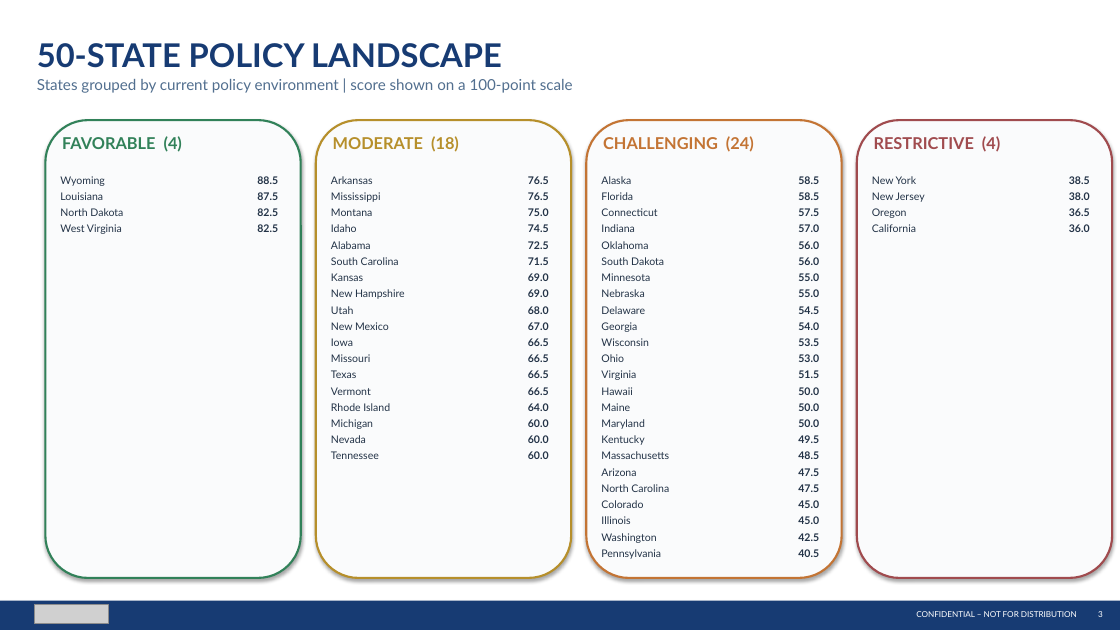
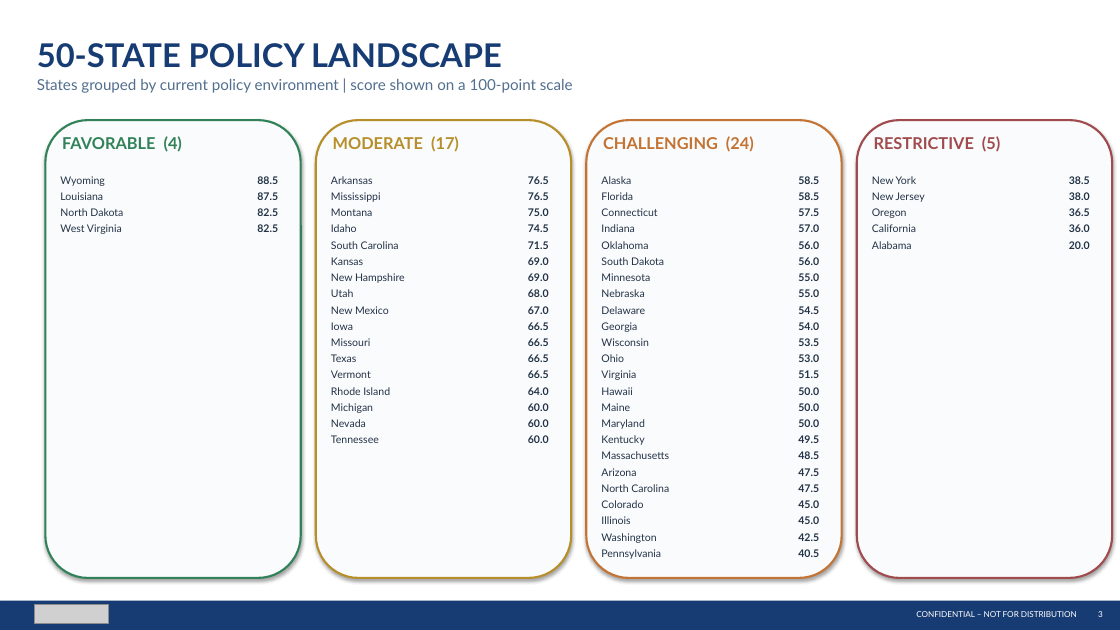
Before and after one commit to jaychittooran-spec/datacenter-map, a slide deck: slide 3 of STACK_Policy_Intelligence_Updated.pptx. Drawn at 1120x630 pixels with LibreOffice and Linux fonts; fonts in the diff are those of the drawing; grey boxes stand for pictures. Boxes give left, top, right and bottom in pixels: in the first picture for what was removed or moved away, otherwise in the second. Text is boxed around its words. In the diff, an @@ line names an element or a change of style, - is before the commit and + after.

```diff
--- a/STACK_Policy_Intelligence_Updated.pptx
+++ b/STACK_Policy_Intelligence_Updated.pptx
@@ text at (333,136,459,152): text changed @@
-MODERATE (18)
+MODERATE (17)
@@ text at (874,136,1000,152): text changed @@
-RESTRICTIVE (4)
+RESTRICTIVE (5)
@@ text "Alabama": place and size @@
-text "Alabama" at (331,241,371,249)
+text "Alabama" at (872,241,912,249)
@@ text "69.0": place and size @@
-text "69.0" at (528,289,549,297)
+text "69.0" at (528,257,549,265)
@@ text added at (1069,241,1090,249), 9 pt, text #233347, bold @@
+20.0
@@ text "66.5": place and size @@
-text "66.5" at (528,387,549,395)
+text "66.5" at (528,322,549,330)
@@ 17 texts: place and size @@
-17 texts at (331,257,549,459)
+17 texts at (331,241,549,443)
@@ text "60.0": place and size @@
-text "60.0" at (528,451,549,459)
+text "60.0" at (528,403,549,411)
```
Also in this commit, not shown: 2 other slides changed, 1 other file.
